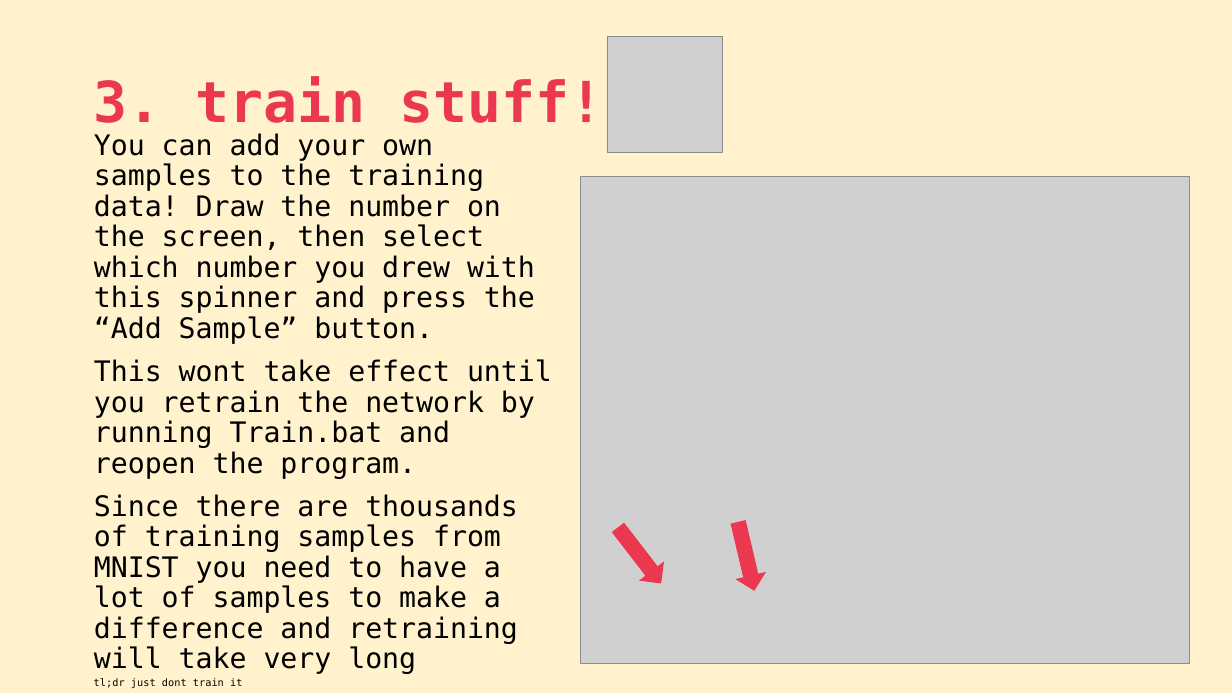
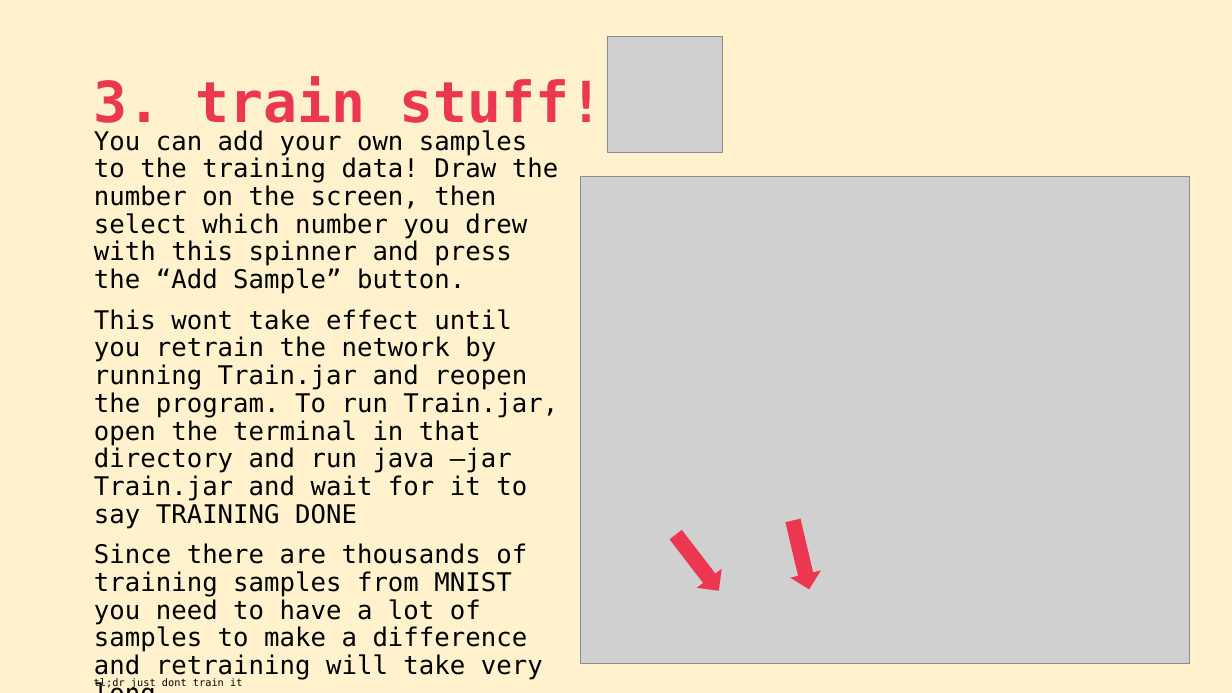
Before and after one commit to koino2/character-recognition, a slide deck: slide 6 of releases/Instructions.pptx. Drawn at 1232x693 pixels with LibreOffice and Linux fonts; fonts in the diff are those of the drawing; grey boxes stand for pictures. Boxes give left, top, right and bottom in pixels: in the first picture for what was removed or moved away, otherwise in the second. Text is boxed around its words. In the diff, an @@ line names an element or a change of style, - is before the commit and + after.

```diff
--- a/releases/Instructions.pptx
+++ b/releases/Instructions.pptx
@@ text at [94, 130, 558, 652]: size 22 to 20 pt in "You can add your own samples to ...", "Since there are thousands of training samples ..." @@
@@ text at [94, 309, 558, 528]: text changed; size 22 to 20 pt @@
-This wont take effect until you retrain the network by running Train.bat and reopen the program.
+This wont take effect until you retrain the network by running Train.jar and reopen the program. To run Train.jar, open the terminal in that directory and run java –jar Train.jar and wait for it to say TRAINING DONE
@@ up arrow: place and size @@
-up arrow at [608, 520, 673, 592]
+up arrow at [665, 526, 730, 599]
@@ up arrow: place and size @@
-up arrow at [724, 519, 768, 593]
+up arrow at [780, 518, 824, 592]
```
Also in this commit, not shown: 1 other slide changed, 1 slide added, 5 other files.
